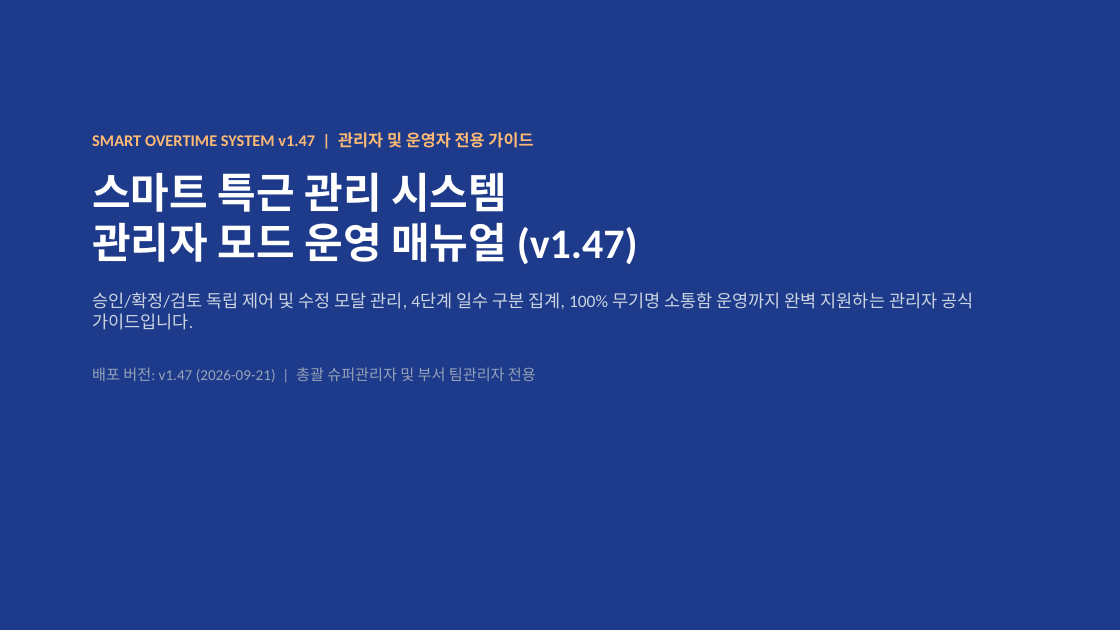
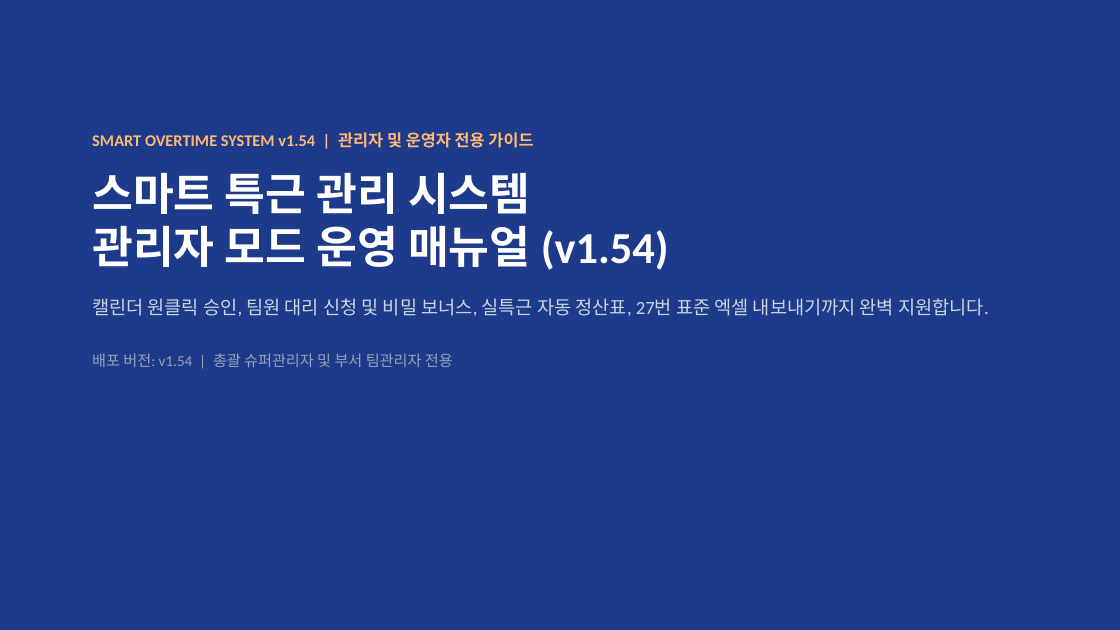
Before and after one commit to rorma34-lab/team-overtime-manager, a slide deck: slide 1 of Overtime_Admin_Manual.pptx. Drawn at 1120x630 pixels with LibreOffice and Linux fonts; fonts in the diff are those of the drawing. Boxes give left, top, right and bottom in pixels: in the first picture for what was removed or moved away, otherwise in the second. Text is boxed around its words. In the diff, an @@ line names an element or a change of style, - is before the commit and + after.

```diff
--- a/Overtime_Admin_Manual.pptx
+++ b/Overtime_Admin_Manual.pptx
@@ text at [92,132,989,367]: text changed; size 15 to 16 pt @@
-SMART OVERTIME SYSTEM v1.47 | 관리자 및 운영자 전용 가이드
-스마트 특근 관리 시스템
-관리자 모드 운영 매뉴얼 (v1.47)
-승인/확정/검토 독립 제어 및 수정 모달 관리, 4단계 일수 구분 집계, 100% 무기명 소통함 운영까지 완벽 지원하는 관리자 공식 가이드입니다.
-배포 버전: v1.47 (2026-09-21) | 총괄 슈퍼관리자 및 부서 팀관리자 전용
+SMART OVERTIME SYSTEM v1.54 | 관리자 및 운영자 전용 가이드
+스마트 특근 관리 시스템
+관리자 모드 운영 매뉴얼 (v1.54)
+캘린더 원클릭 승인, 팀원 대리 신청 및 비밀 보너스, 실특근 자동 정산표, 27번 표준 엑셀 내보내기까지 완벽 지원합니다.
+배포 버전: v1.54 | 총괄 슈퍼관리자 및 부서 팀관리자 전용
```
Also in this commit, not shown: 2 other slides changed, 3 slides added, 11 slides removed, 6 other files.
